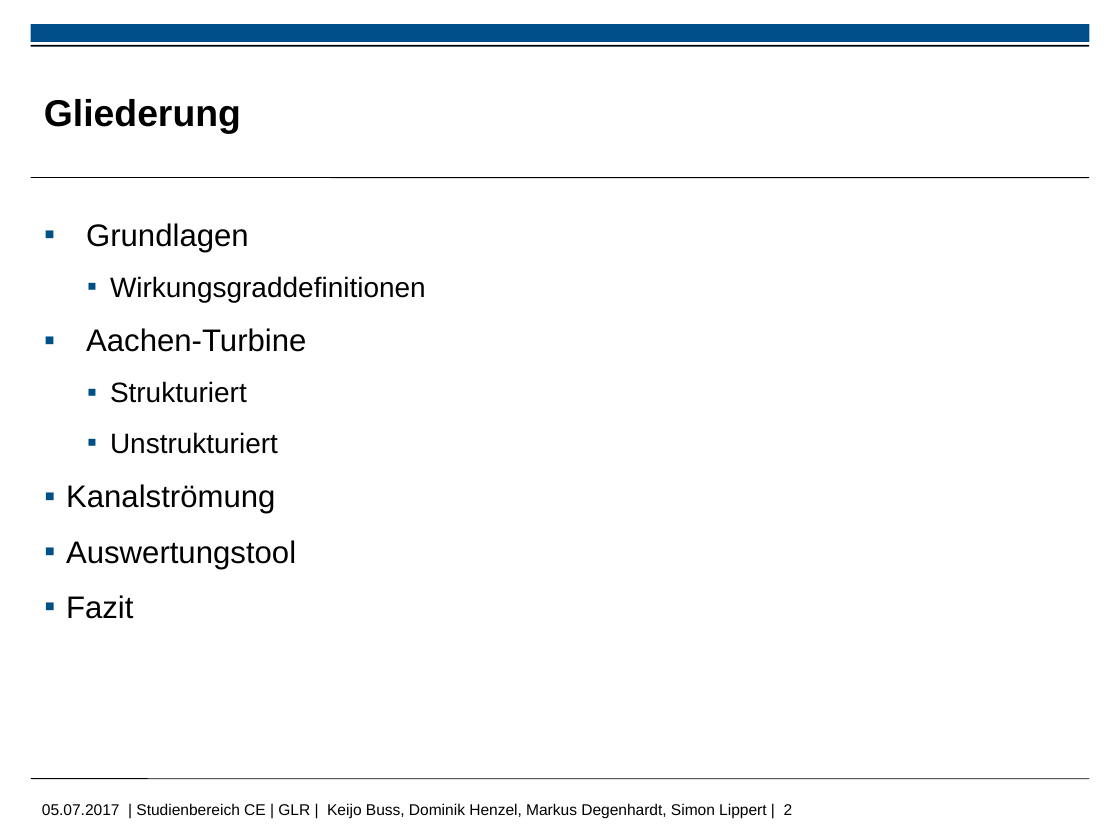
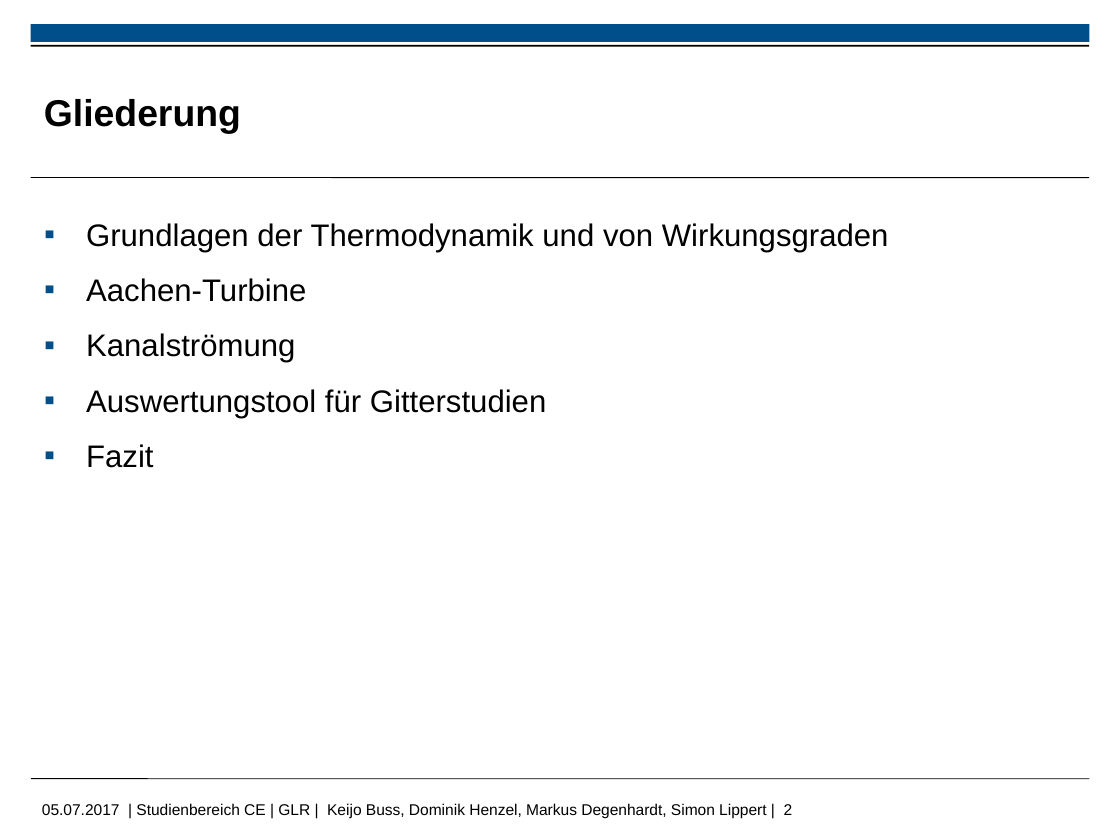
Before and after one commit to MDegenhardt/AusarbeitungADP, a slide deck: slide 2 of Präsentation/Abschluss_Präsentation_Keijo.pptx. Drawn at 1120x840 pixels with LibreOffice and Linux fonts; fonts in the diff are those of the drawing; background and template pictures are left out. Boxes give left, top, right and bottom in pixels: in the first picture for what was removed or moved away, otherwise in the second. Text is boxed around its words. In the diff, an @@ line names an element or a change of style, - is before the commit and + after.

```diff
--- a/Präsentation/Abschluss_Präsentation_Keijo.pptx
+++ b/Präsentation/Abschluss_Präsentation_Keijo.pptx
@@ text at [86, 223, 889, 252]: text changed; size 18 to 20 pt @@
-▪ Grundlagen
-    ▪ Wirkungsgraddefinitionen
+▪ Grundlagen der Thermodynamik und von Wirkungsgraden
@@ text at [86, 278, 306, 468]: bullet colour #005088 to #004E8A; list level 2 to 1 in "Kanalströmung"; list level 2 to 1 in "Fazit" @@
@@ text at [86, 389, 547, 418]: text changed @@
-  ▪ Auswertungstool
+▪ Auswertungstool für Gitterstudien
@@ text at [110, 381, 278, 454]: paragraphs removed @@
-    ▪ Strukturiert
-    ▪ Unstrukturiert
```
Also in this commit, not shown: 12 other slides changed, 3 other files.
